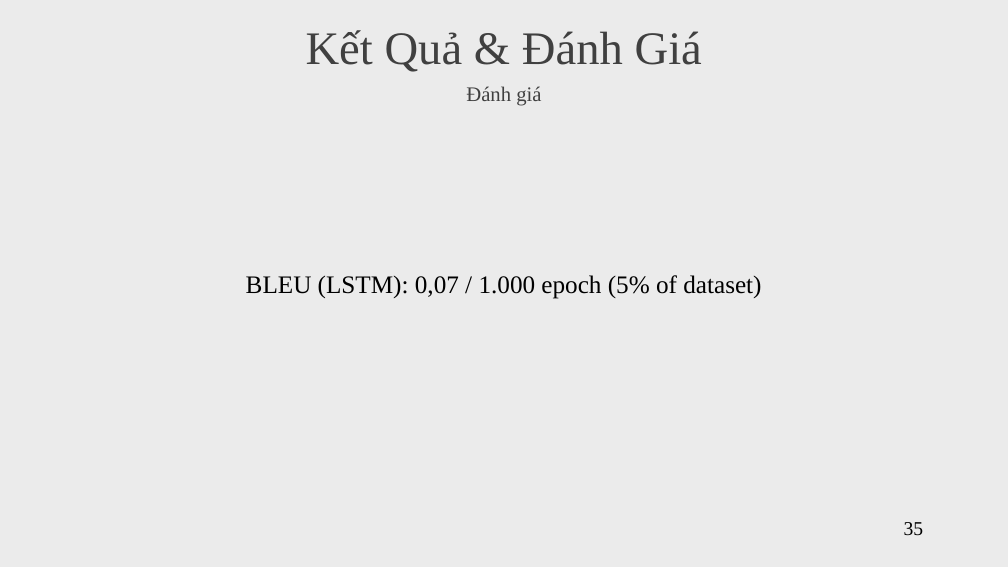
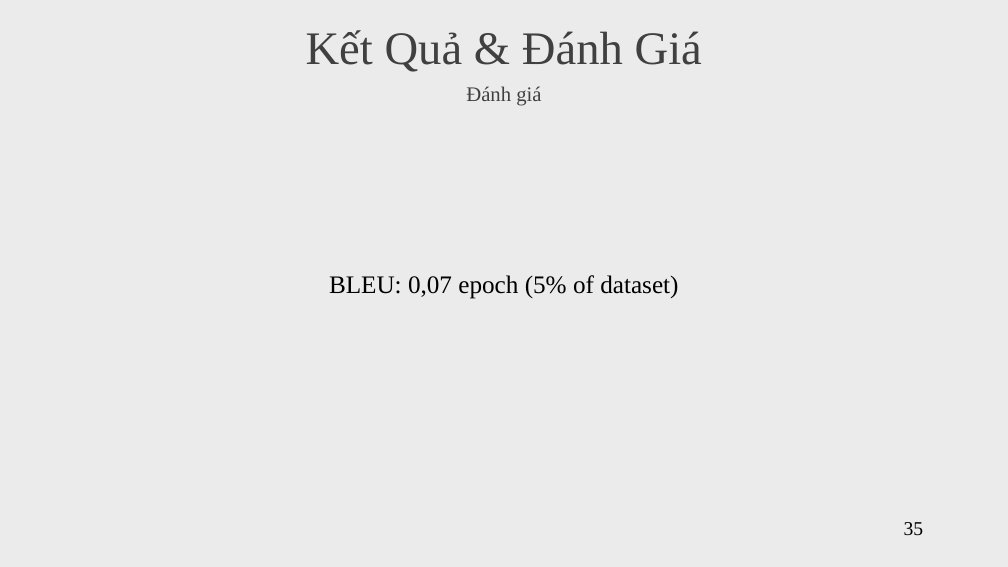
Before and after one commit to vanvibig/BaoCaoLuanVan, a slide deck: slide 35 of LVTN_Vi.pptx. Drawn at 1008x567 pixels with LibreOffice and Linux fonts; fonts in the diff are those of the drawing. Boxes give left, top, right and bottom in pixels: in the first picture for what was removed or moved away, otherwise in the second. Text is boxed around its words. In the diff, an @@ line names an element or a change of style, - is before the commit and + after.

```diff
--- a/LVTN_Vi.pptx
+++ b/LVTN_Vi.pptx
@@ text at <box>329,275,678,299</box>: text changed @@
-BLEU (LSTM): 0,07 / 1.000 epoch (5% of dataset)
+BLEU: 0,07 epoch (5% of dataset)
```
Also in this commit, not shown: 3 other slides changed, 2 other files.
